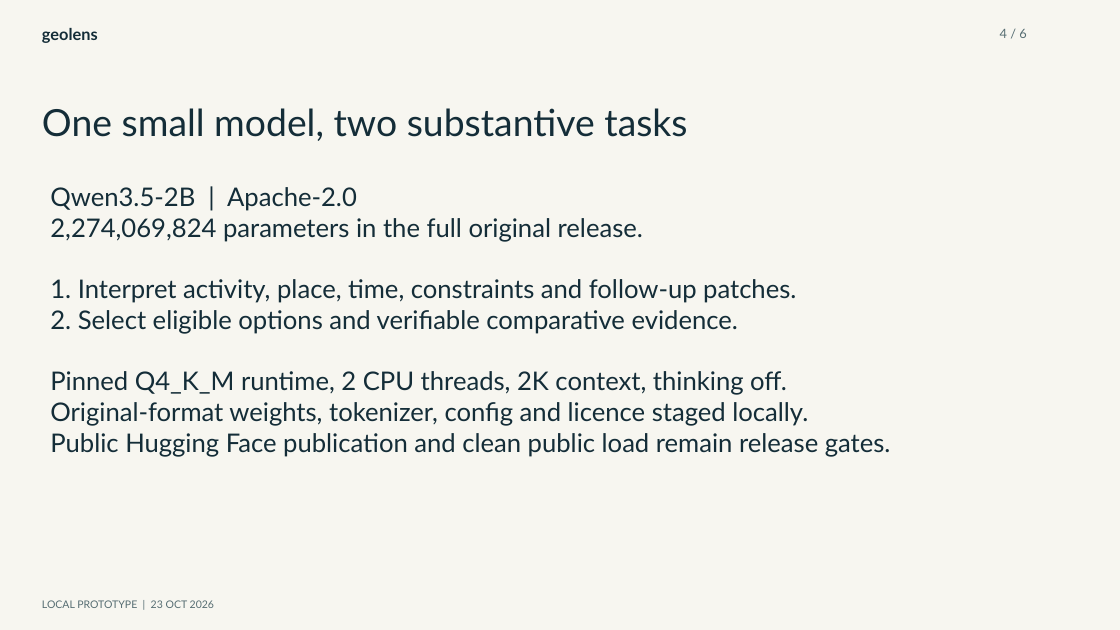
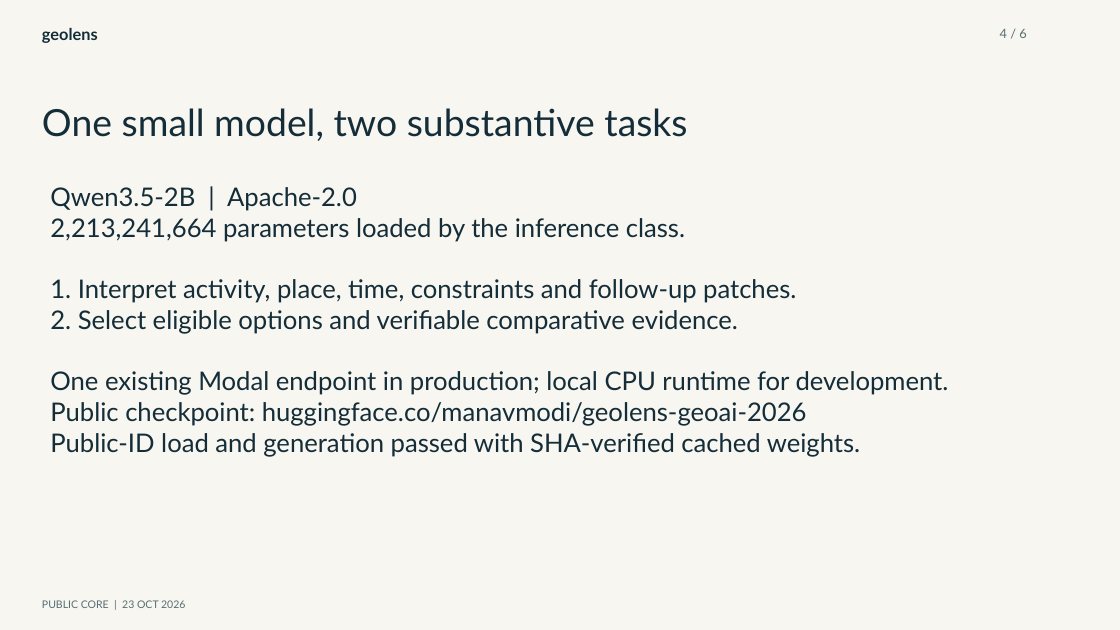
Before and after one commit to stupiduck/geolens-geoai-2026, a slide deck: slide 4 of submission/GeoLens.pptx. Drawn at 1120x630 pixels with LibreOffice and Linux fonts; fonts in the diff are those of the drawing. Boxes give left, top, right and bottom in pixels: in the first picture for what was removed or moved away, otherwise in the second. Text is boxed around its words. In the diff, an @@ line names an element or a change of style, - is before the commit and + after.

```diff
--- a/submission/GeoLens.pptx
+++ b/submission/GeoLens.pptx
@@ text at (50, 218, 685, 242): text changed @@
-2,274,069,824 parameters in the full original release.
+2,213,241,664 parameters loaded by the inference class.
@@ text at (50, 371, 949, 457): text changed @@
-Pinned Q4_K_M runtime, 2 CPU threads, 2K context, thinking off.
-Original-format weights, tokenizer, config and licence staged locally.
-Public Hugging Face publication and clean public load remain release gates.
+One existing Modal endpoint in production; local CPU runtime for development.
+Public checkpoint: huggingface.co/manavmodi/geolens-geoai-2026
+Public-ID load and generation passed with SHA-verified cached weights.
@@ text at (42, 600, 185, 608): text changed @@
-LOCAL PROTOTYPE | 23 OCT 2026
+PUBLIC CORE | 23 OCT 2026
```
Also in this commit, not shown: 5 other slides changed, 26 other files.
